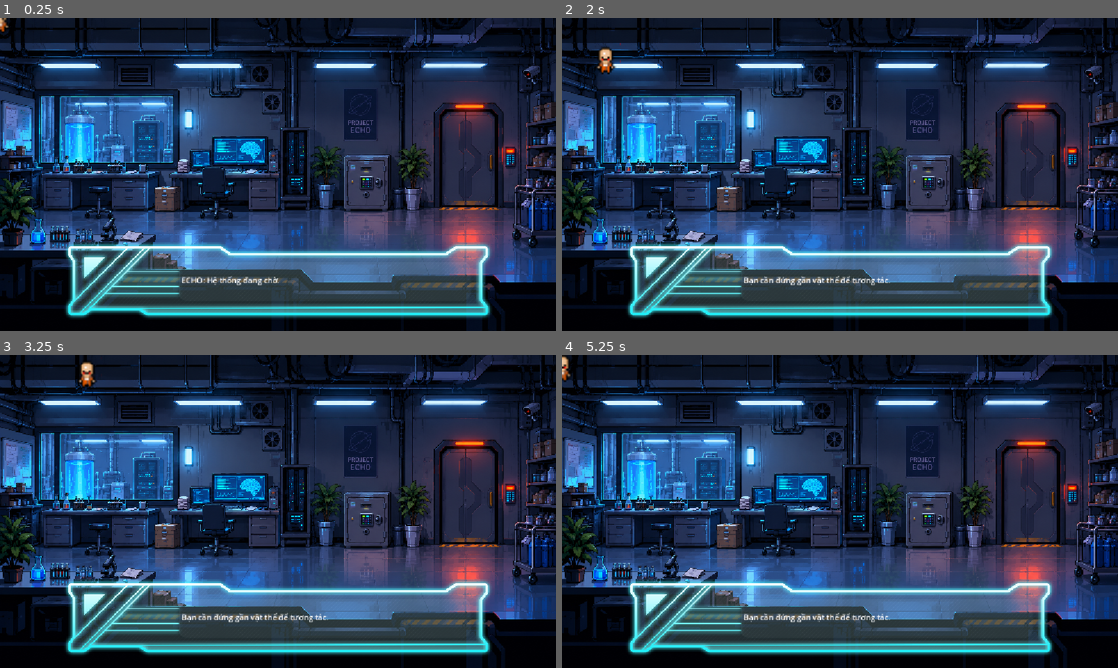
Above: before the commit, frames 1-4 (two rows, left to right).
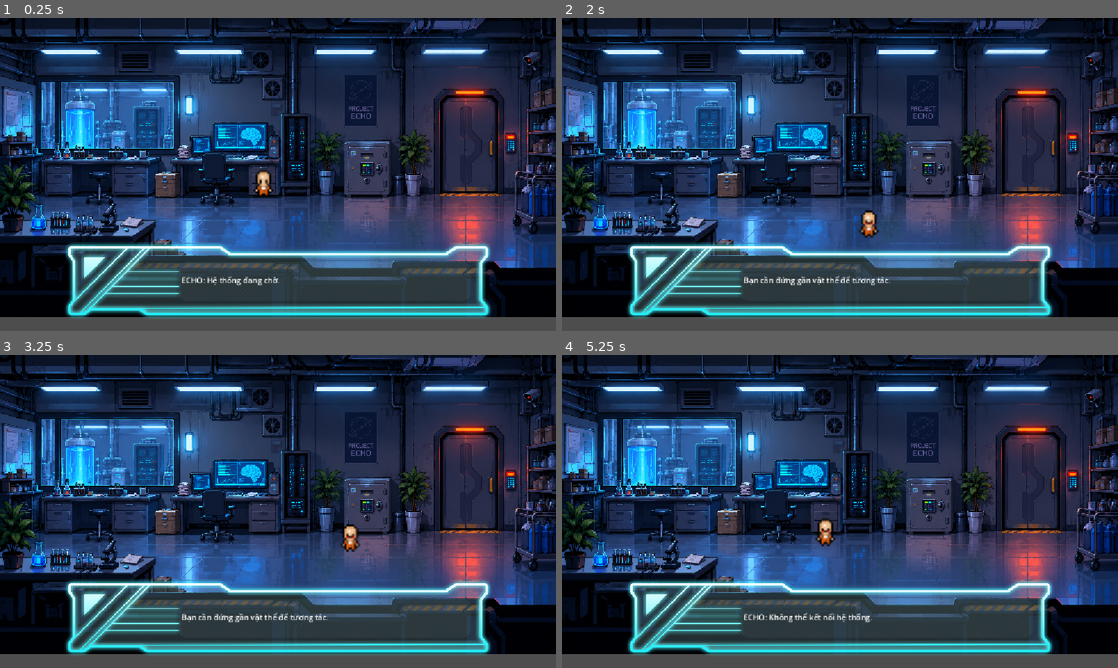
Above: after the commit, the same moments.

Repository: KayleCorlineTran/project-echo-ai
Game: Godot game, scene res://scenes/laboratory.tscn
Two runs of this game, one before a commit and one after it. Both use one fixed random seed, a clock stepped at 60 frames per second and the inputs below. Before the commit the project has no main scene; this scene is started directly in both runs.
Inputs:
- Up to frame 1 (0.25 s): no input
- Up to frame 2 (2 s): tap Enter at 0.5 s; hold Right (ui_right) 0.53-1.28 s; tap F (interact) at 0.6, 1.35 s; hold Down (ui_down) from 1.28 s (still down)
- Up to frame 3 (3.25 s): release Down (ui_down) at 2.03 s; hold Right (ui_right) 2.03-2.78 s; tap F (interact) at 2.1, 2.85 s; hold Up (ui_up) from 2.78 s (still down)
- Up to frame 4 (5.25 s): release Up (ui_up) at 3.53 s; hold Left (ui_left) 3.53-5.03 s; tap F (interact) at 3.6, 4.35, 5.1 s; hold Down (ui_down) from 5.03 s (still down)

The runs differ from the first frame. In frame 1, 50% of the frame differs, in the area x 0-100%, y 0-100%; in frame 2, 50%; in frame 3, 50%; in frame 4, 50%.

Commit message:
Add boundaries, new object areas

Diff:
--- a/project-echo/project.godot
+++ b/project-echo/project.godot
@@ -11,6 +11,7 @@
 [application]
 
 config/name="ProjectEcho"
+run/main_scene="uid://bmm13gvqtpfaj"
 config/features=PackedStringArray("4.7", "GL Compatibility")
 config/icon="res://icon.svg"
 
@@ -18,6 +19,10 @@
 
 window/stretch/mode="canvas_items"
 window/stretch/aspect="expand"
+
+[dotnet]
+
+project/assembly_name="ProjectEcho"
 
 [input]
 
--- a/project-echo/scenes/laboratory.tscn
+++ b/project-echo/scenes/laboratory.tscn
@@ -32,8 +32,18 @@
 [sub_resource type="RectangleShape2D" id="RectangleShape2D_8p77j"]
 size = Vector2(28, 10.5)
 
+[sub_resource type="RectangleShape2D" id="RectangleShape2D_3j5hw"]
+size = Vector2(96, 119)
+
+[sub_resource type="RectangleShape2D" id="RectangleShape2D_haj84"]
+size = Vector2(172, 214)
+
 [sub_resource type="RectangleShape2D" id="RectangleShape2D_bggyg"]
-size = Vector2(175, 193)
+size = Vector2(188, 175)
+
+[sub_resource type="WorldBoundaryShape2D" id="WorldBoundaryShape2D_enmba"]
+normal = Vector2(0, 1)
+distance = 2.0
 
 [node name="Laboratory" type="Node2D" unique_id=2086538020]
 script = ExtResource("1_6mkvh")
@@ -42,6 +52,7 @@
 script = ExtResource("1_stu8i")
 
 [node name="AnimatedSprite2D" type="AnimatedSprite2D" parent="Player" unique_id=1609684710]
+position = Vector2(13, 0)
 scale = Vector2(4, 4)
 sprite_frames = SubResource("SpriteFrames_725wk")
 animation = &"walk_down"
@@ -74,28 +85,71 @@
 vertical_alignment = 1
 autowrap_mode = 3
 
+[node name="SafeArea" type="Area2D" parent="." unique_id=1598878390]
+position = Vector2(759, 314)
+script = ExtResource("5_0qmye")
+object_name = "safe"
+interaction_message = "Tôi kiểm tra chiếc két sắt."
+
+[node name="CollisionShape2D" type="CollisionShape2D" parent="SafeArea" unique_id=912162890]
+position = Vector2(0.5, -0.5)
+shape = SubResource("RectangleShape2D_3j5hw")
+debug_color = Color(1.92523e-07, 0.641438, 0.33927009, 0.41960785)
+
+[node name="DoorArea" type="Area2D" parent="." unique_id=1989888205]
+position = Vector2(972, 260)
+
+[node name="CollisionShape2D" type="CollisionShape2D" parent="DoorArea" unique_id=104464762]
+position = Vector2(14, -7)
+shape = SubResource("RectangleShape2D_haj84")
+debug_color = Color(0.40034044, 0.468791, 1, 0.41960785)
+script = ExtResource("5_0qmye")
+object_name = "door"
+interaction_message = "Tôi kiểm tra cửa."
+
 [node name="ComputerArea" type="Area2D" parent="." unique_id=1208733034]
 script = ExtResource("5_0qmye")
 
 [node name="CollisionShape2D" type="CollisionShape2D" parent="ComputerArea" unique_id=1134201278]
-position = Vector2(480.5, 317.5)
-shape = SubResource("RectangleShape2D_bggyg")
-
-[node name="ComputerArea2" type="Area2D" parent="." unique_id=1651133849]
-script = ExtResource("5_0qmye")
-
-[node name="CollisionShape2D" type="CollisionShape2D" parent="ComputerArea2" unique_id=1720952231]
-position = Vector2(480.5, 317.5)
+position = Vector2(487, 302.5)
 shape = SubResource("RectangleShape2D_bggyg")
 
 [node name="Background" type="TextureRect" parent="." unique_id=1833800033]
 z_index = -10
-offset_right = 1152.0
-offset_bottom = 648.0
+offset_left = 1.0
+offset_top = -29.0
+offset_right = 1153.0
+offset_bottom = 619.0
 texture = ExtResource("6_0qmye")
 expand_mode = 1
+metadata/_edit_lock_ = true
+
+[node name="WallLeft" type="StaticBody2D" parent="." unique_id=451151829]
+
+[node name="CollisionShape2DLeft" type="CollisionShape2D" parent="WallLeft" unique_id=1735098324]
+rotation = 4.712389
+shape = SubResource("WorldBoundaryShape2D_enmba")
+
+[node name="WallTop" type="StaticBody2D" parent="." unique_id=114088160]
+position = Vector2(2, -29)
+
+[node name="CollisionShape2D" type="CollisionShape2D" parent="WallTop" unique_id=2016174242]
+shape = SubResource("WorldBoundaryShape2D_enmba")
+
+[node name="WallBottom" type="StaticBody2D" parent="." unique_id=1020557582]
+position = Vector2(1, 620)
+
+[node name="CollisionShape2D" type="CollisionShape2D" parent="WallBottom" unique_id=2014772884]
+rotation = 3.1415927
+shape = SubResource("WorldBoundaryShape2D_enmba")
+
+[node name="WallRight" type="StaticBody2D" parent="." unique_id=1415094725]
+position = Vector2(1152, 591)
+
+[node name="CollisionShape2D" type="CollisionShape2D" parent="WallRight" unique_id=1391842585]
+position = Vector2(1, -1)
+rotation = 1.5707964
+shape = SubResource("WorldBoundaryShape2D_enmba")
 
 [connection signal="body_entered" from="ComputerArea" to="ComputerArea" method="_on_body_entered"]
 [connection signal="body_exited" from="ComputerArea" to="ComputerArea" method="_on_body_exited"]
-[connection signal="body_entered" from="ComputerArea2" to="ComputerArea2" method="_on_body_entered"]
-[connection signal="body_exited" from="ComputerArea2" to="ComputerArea2" method="_on_body_exited"]
--- a/project-echo/scripts/interactable.gd
+++ b/project-echo/scripts/interactable.gd
@@ -1,16 +1,37 @@
 extends Area2D
 
+# Tên gửi cho backend. Phải khớp key trong OBJECT_CONTEXT ở api.py:
+# "computer", "safe", "door"
 @export var object_name := "computer"
-@export var interaction_message := "Tôi kiểm tra chiếc máy tính."
+
+# Câu "người chơi nói/làm" gửi kèm cho AI
+@export_multiline var interaction_message := "Tôi kiểm tra chiếc máy tính."
 
 var player_inside := false
+
+
+func _ready():
+	add_to_group("interactables")
+
+	# Chỉ nối signal nếu trong scene chưa nối, tránh bị nối 2 lần
+	if not body_entered.is_connected(_on_body_entered):
+		body_entered.connect(_on_body_entered)
+
+	if not body_exited.is_connected(_on_body_exited):
+		body_exited.connect(_on_body_exited)
+
+
+# Tâm thật của vùng tương tác (Area2D nằm ở (0,0),
+# còn CollisionShape2D mới là phần được dịch chuyển)
+func get_center() -> Vector2:
+	return $CollisionShape2D.global_position
+
 
 func _on_body_entered(body):
 	if body.name == "Player":
 		player_inside = true
-		print("Player entered computer area")
+
 
 func _on_body_exited(body):
 	if body.name == "Player":
 		player_inside = false
-		print("Player exited computer area")
--- a/project-echo/scripts/laboratory.gd
+++ b/project-echo/scripts/laboratory.gd
@@ -1,7 +1,7 @@
 extends Node2D
 
 
-@onready var computer_area = $ComputerArea
+@onready var player = $Player
 @onready var ai_request = $AIRequest
 @onready var dialogue_frame = $UI/DialogueFrame
 @onready var dialogue_label = $UI/DialogueFrame/DialogueLabel
@@ -45,17 +45,60 @@
 		if ai_busy:
 			return
 
-		if computer_area.player_inside:
+		var target = get_active_interactable()
+
+		if target != null:
 			send_interaction(
 				"inspect",
-				computer_area.object_name,
-				computer_area.interaction_message
+				target.object_name,
+				target.interaction_message
 			)
 
 		else:
 			dialogue_label.text = (
 				"Bạn cần đứng gần vật thể để tương tác."
 			)
+			print_interaction_debug()
+
+
+# Trả về vật thể gần người chơi nhất trong số các vùng đang đứng trong.
+# Nếu hai vùng chồng lên nhau thì chọn vật gần hơn.
+func get_active_interactable():
+	var best = null
+	var best_distance := INF
+
+	for area in get_tree().get_nodes_in_group("interactables"):
+		# Hỏi trực tiếp physics thay vì tin vào cờ player_inside
+		if not area.overlaps_body(player):
+			continue
+
+		var distance = player.global_position.distance_to(
+			area.get_center()
+		)
+
+		if distance < best_distance:
+			best_distance = distance
+			best = area
+
+	return best
+
+
+# In ra tab Output để biết vì sao không tìm thấy vật thể nào
+func print_interaction_debug():
+	var areas = get_tree().get_nodes_in_group("interactables")
+
+	print("--- INTERACT DEBUG ---")
+	print("Player position: ", player.global_position)
+	print("Interactables registered: ", areas.size())
+
+	for area in areas:
+		print(
+			area.name,
+			" | object=", area.object_name,
+			" | overlaps_player=", area.overlaps_body(player),
+			" | monitoring=", area.monitoring,
+			" | center=", area.get_center()
+		)
 
 
 # =========================
--- a/project-echo/scripts/player.gd
+++ b/project-echo/scripts/player.gd
@@ -3,6 +3,9 @@
 @export var speed := 120.0
 
 @onready var sprite = $AnimatedSprite2D
+
+func _ready():
+	global_position = Vector2(533.0, 339.0)
 
 func _physics_process(_delta):
 	var direction = Input.get_vector(
Not shown, changed: adaptive_memory_ai/database/94a1e19b-d999-4602-b3eb-ead5dc564699/data_level0.bin
Not shown, changed: adaptive_memory_ai/database/94a1e19b-d999-4602-b3eb-ead5dc564699/length.bin
Not shown, changed: adaptive_memory_ai/database/chroma.sqlite3
